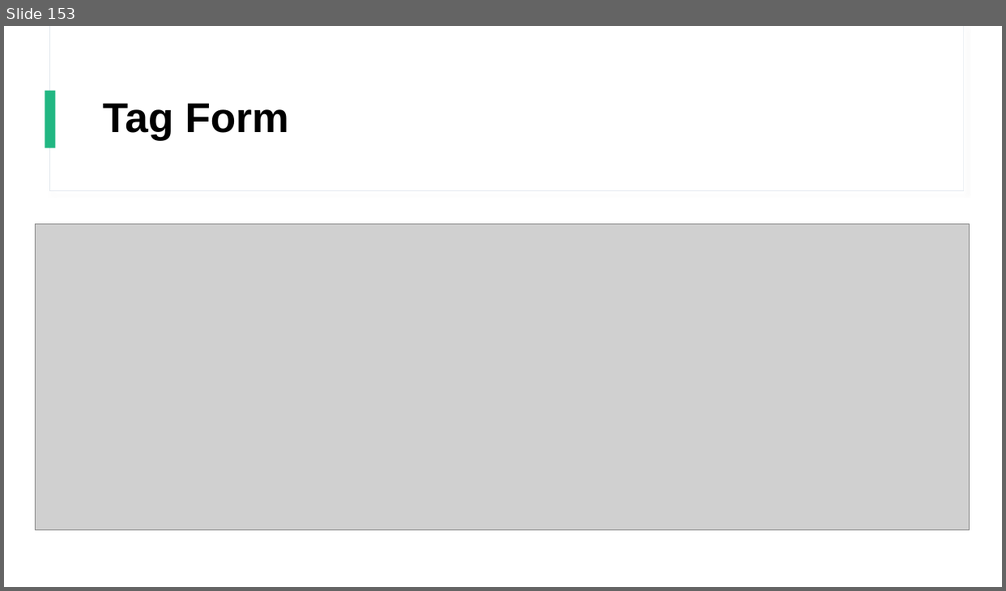
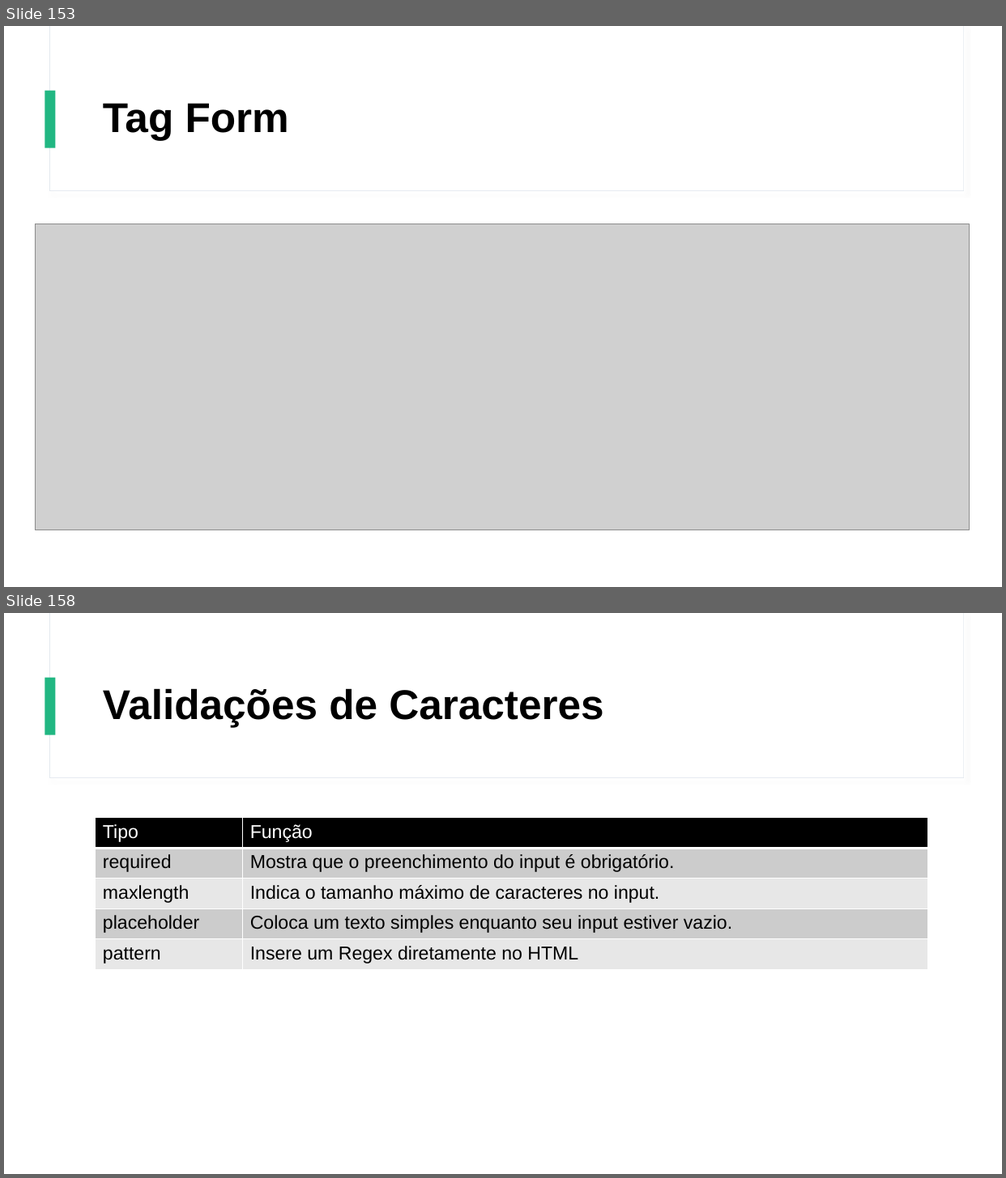
Before and after one commit to Gustavo6401/CursoHTMLCSS, a slide deck: Power Point/Curso de HTML e CSS.pptx. Shown one above the other, each under a label of ours: slide 153 before the commit, slides 153 and 158 after it; the slides between them are not shown. The pictures are 1006x591 and 1006x1178 pixels, drawn with LibreOffice and Linux fonts; fonts in the diff are those of the drawing; grey boxes stand for pictures. Boxes give left, top, right and bottom in pixels: in the first picture for what was removed or moved away, otherwise in the second. Text is boxed around its words. In the diff, an @@ line names an element or a change of style, - is before the commit and + after.

Commit message:
Aula Sobre Tabelas no HTML

```diff
--- a/Power Point/Curso de HTML e CSS.pptx
+++ b/Power Point/Curso de HTML e CSS.pptx
@@ slide 158 added at box(4, 613, 1002, 1174), background #FFFFFF; not listed: 3 template elements that a slide beside it also shows @@
@@ title added at box(103, 688, 603, 727), 40 pt, text #000000, bold @@
+Validações de Caracteres
@@ table added at box(96, 818, 928, 970), 5 rows, 2 columns @@
+Tipo | Função
+required | Mostra que o preenchimento do input é obrigatório.
+maxlength | Indica o tamanho máximo de caracteres no input.
+placeholder | Coloca um texto simples enquanto seu input estiver vazio.
+pattern | Insere um Regex diretamente no HTML
```
Also in this commit, not shown: 8 other slides added, 5 other files.
